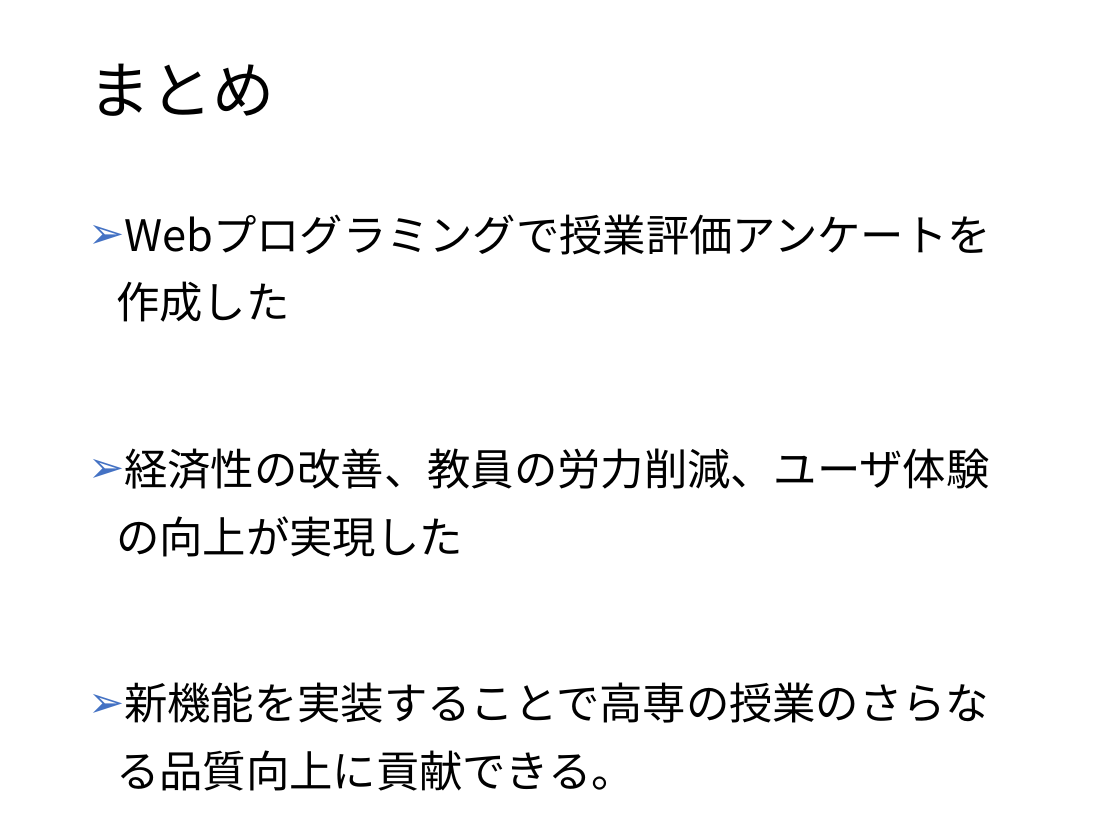
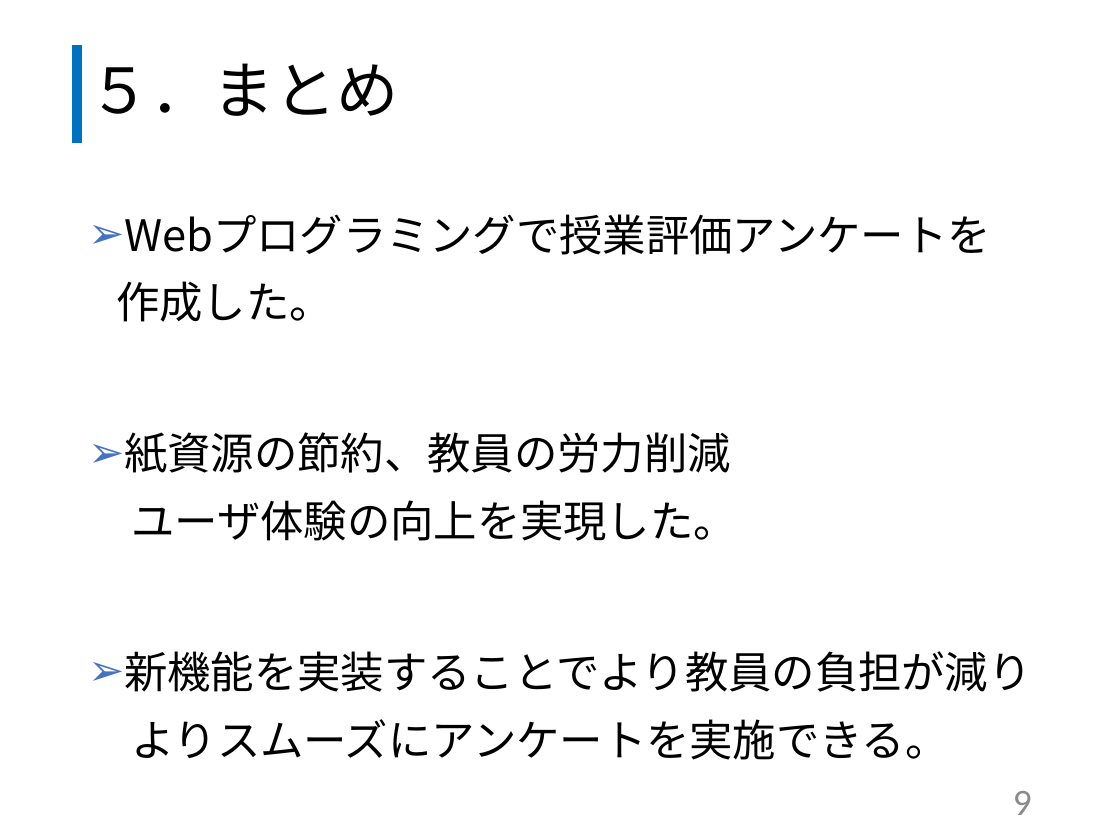
Before and after one commit to kazuwo/kosen-graduation-thesis, a slide deck: slide 10 of 卒業研究発表スライド.pptx (slide 8 before the commit). Drawn at 1120x840 pixels with LibreOffice and Linux fonts; fonts in the diff are those of the drawing. Boxes give left, top, right and bottom in pixels: in the first picture for what was removed or moved away, otherwise in the second. Text is boxed around its words. In the diff, an @@ line names an element or a change of style, - is before the commit and + after.

Commit message:
fix presentation slide

```diff
--- a/卒業研究発表スライド.pptx
+++ b/卒業研究発表スライド.pptx
@@ line added from (77, 142) to (77, 45), #0070C0 6 pt @@
@@ title at (88,63,399,116): text changed @@
-まとめ
+５．まとめ
@@ text at (116,281,1031,760): text changed @@
-➢ Webプログラミングで授業評価アンケートを作成した
-➢ 経済性の改善、教員の労力削減、ユーザ体験の向上が実現した
-➢ 新機能を実装することで高専の授業のさらなる品質向上に貢献できる。
+➢ Webプログラミングで授業評価アンケートを作成した。
+➢ 紙資源の節約、教員の労力削減
+ユーザ体験の向上を実現した。
+➢ 新機能を実装することでより教員の負担が減り
+よりスムーズにアンケートを実施できる。
@@ page number added at (1013,791,1032,815), 24 pt, text #8C8C8C @@
+9
```
Also in this commit, not shown: 13 other slides changed, 4 slides added, 2 slides removed, 1 other file.
